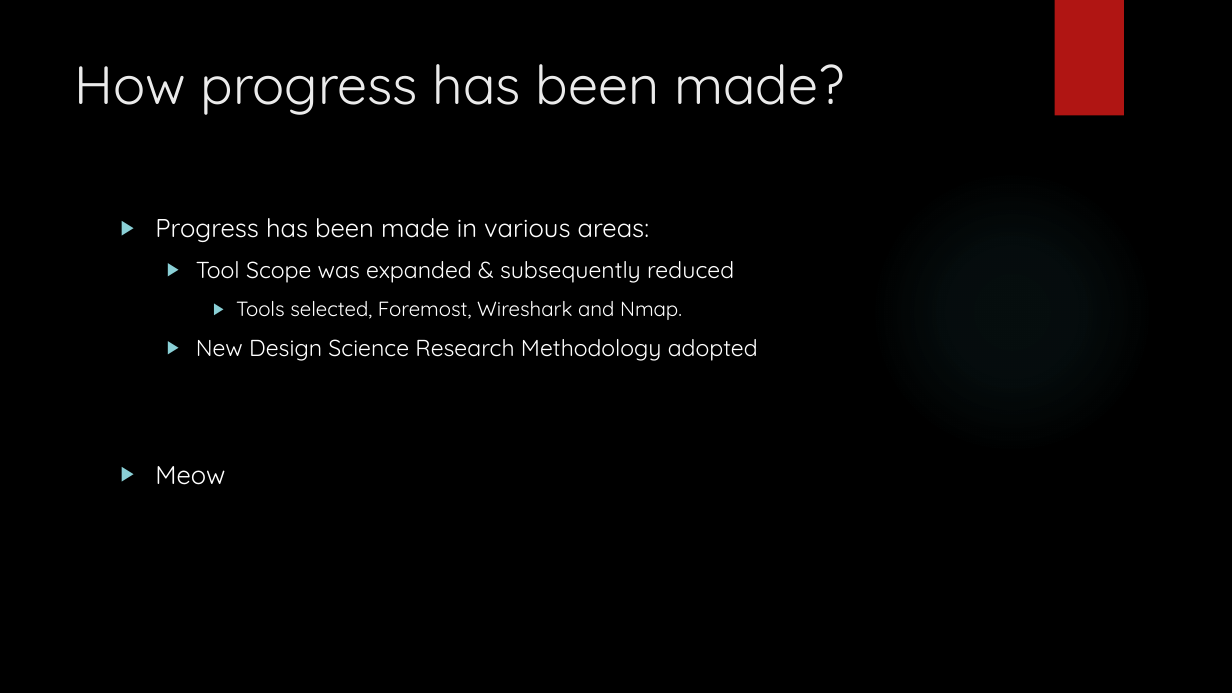
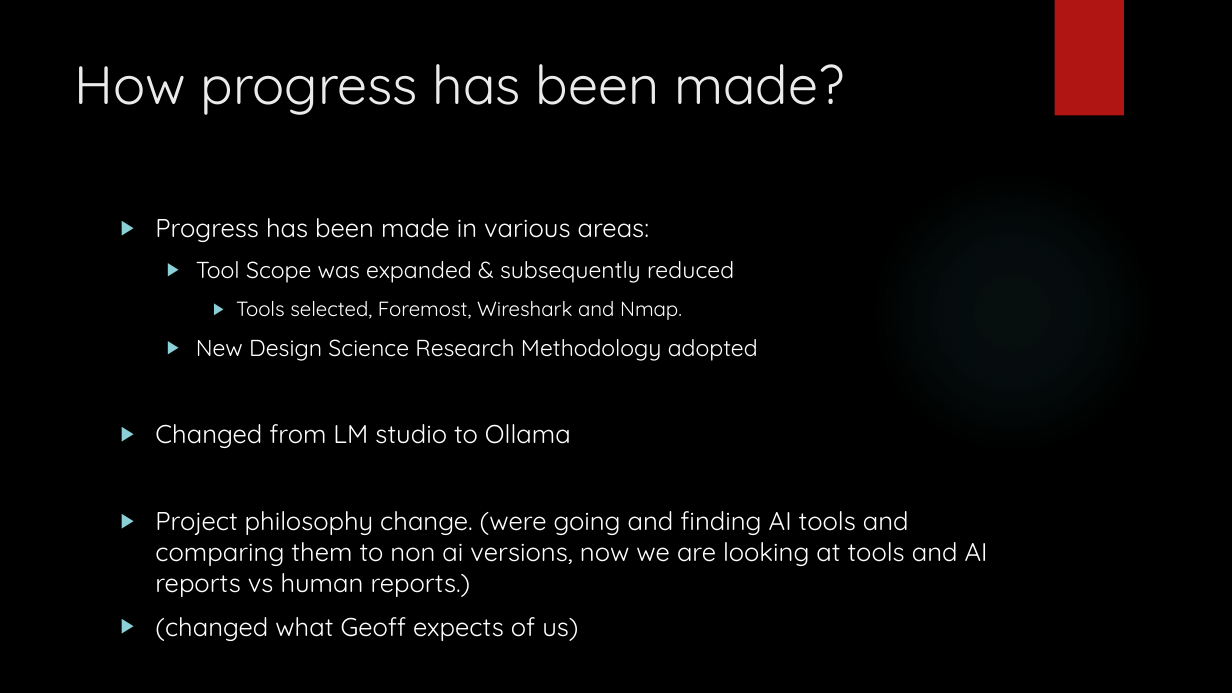
Before and after one commit to DavidSushames/BHB-Capstone, a slide deck: slide 7 of Mid project Update.pptx. Drawn at 1232x693 pixels with LibreOffice and Linux fonts; fonts in the diff are those of the drawing; background and template pictures are left out. Boxes give left, top, right and bottom in pixels: in the first picture for what was removed or moved away, otherwise in the second. Text is boxed around its words. In the diff, an @@ line names an element or a change of style, - is before the commit and + after.

Commit message:
updated project presentation slides

```diff
--- a/Mid project Update.pptx
+++ b/Mid project Update.pptx
@@ text at (155,424,988,641): text changed @@
-▶ Meow
+▶ Changed from LM studio to Ollama
+▶ Project philosophy change. (were going and finding AI tools and comparing them to non ai versions, now we are looking at tools and AI reports vs human reports.)
+▶ (changed what Geoff expects of us)
```
Also in this commit, not shown: 1 other slide changed, 1 slide added, 1 other file.
